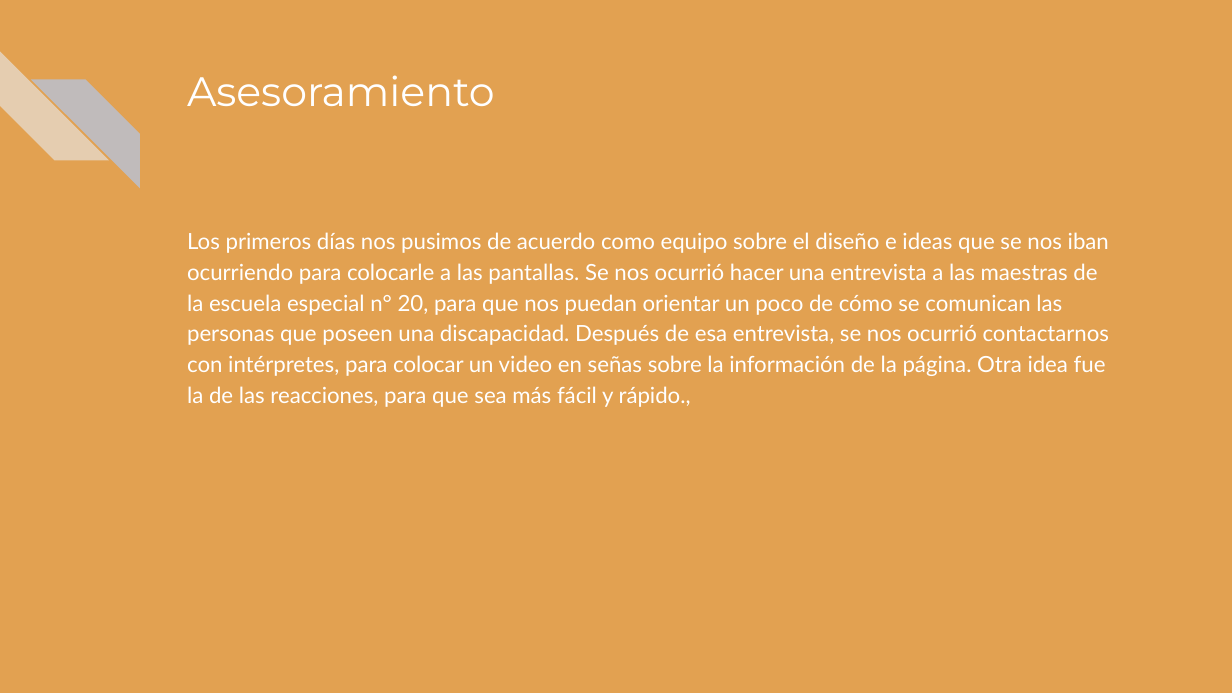
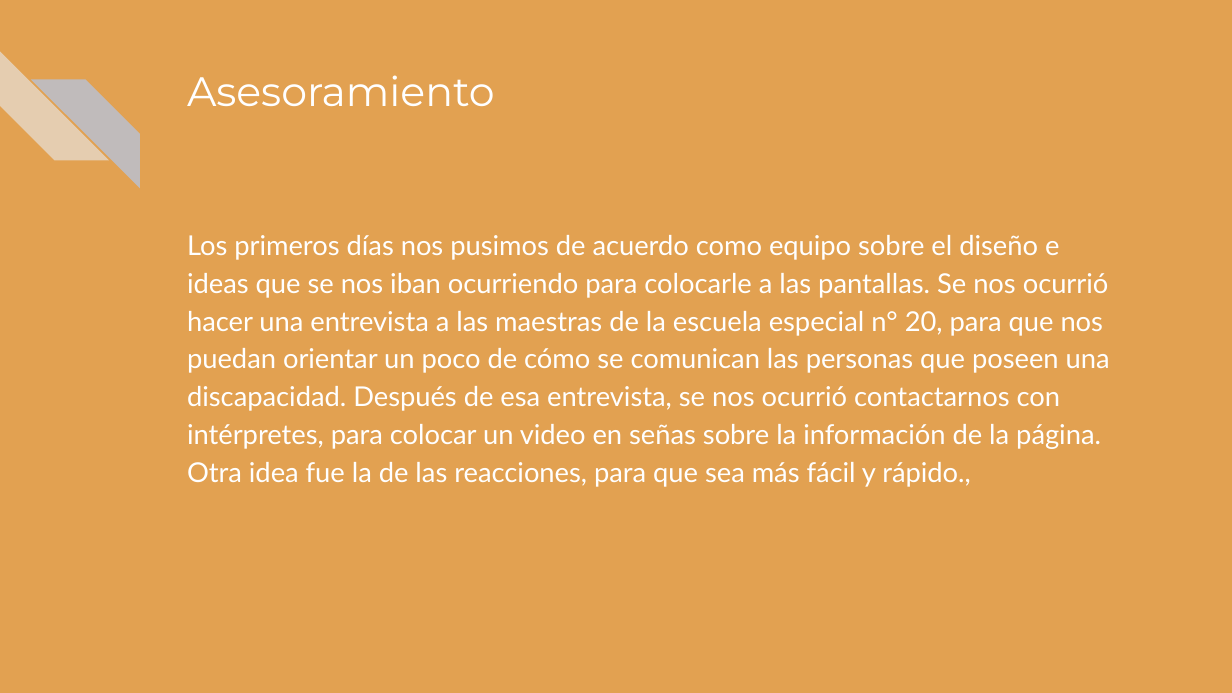
Before and after one commit to jeronimohuincaman/olimpiadas2022jj, a slide deck: slide 21 of documentacion/JJmuseum presentación.pptx. Drawn at 1232x693 pixels with LibreOffice and Linux fonts; fonts in the diff are those of the drawing. Boxes give left, top, right and bottom in pixels: in the first picture for what was removed or moved away, otherwise in the second. Text is boxed around its words. In the diff, an @@ line names an element or a change of style, - is before the commit and + after.

```diff
--- a/documentacion/JJmuseum presentación.pptx
+++ b/documentacion/JJmuseum presentación.pptx
@@ text "Los primeros días nos pusimos ..." at box(187, 235, 1110, 487): size 13 to 16 pt @@
```
Also in this commit, not shown: 2 other slides changed.
